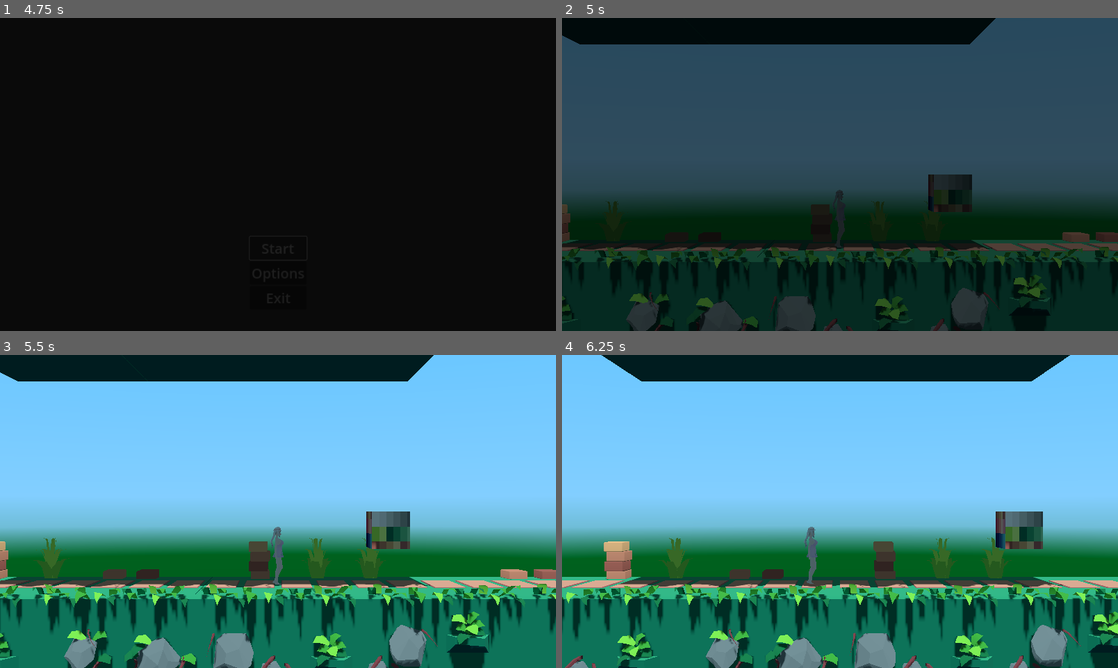
Above: before the commit, frames 1-4 (two rows, left to right).
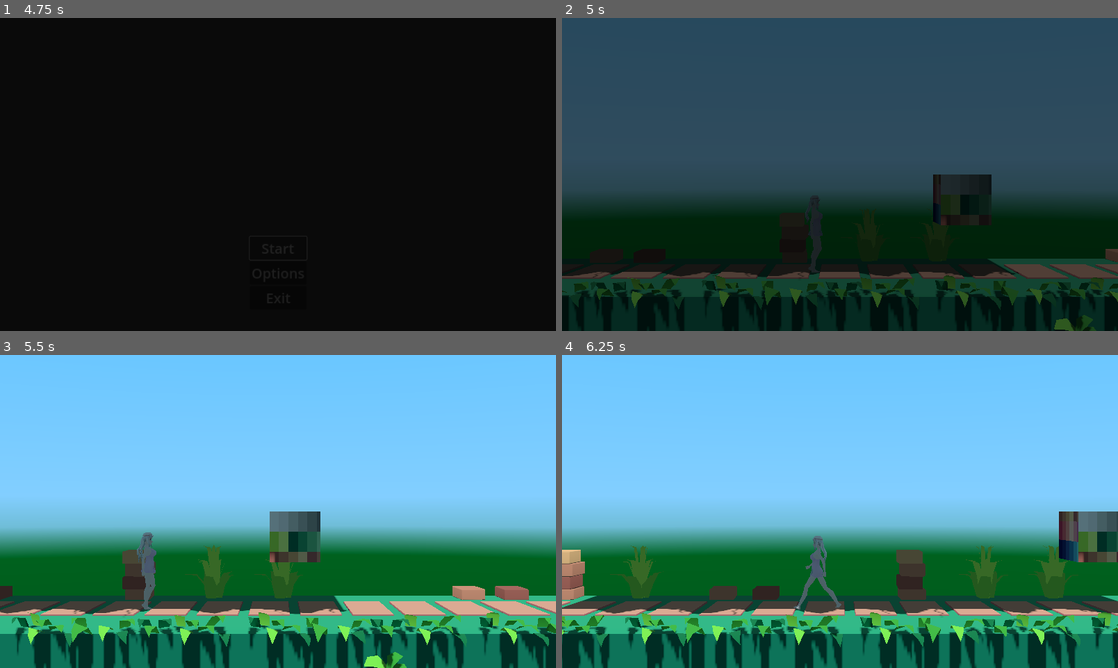
Above: after the commit, the same moments.

Repository: KoB-Kirito/nsfw-minijam-6
Game: Godot game, scene res://menu/splash_screen/splash_screen.tscn
Same seed, same stepped clock (60 frames per second), same inputs: the game is played once before the commit and once after it.
Inputs (mouse positions are in pixels of both pictures, inside the frame that each line leads up to):
- Up to frame 1 (4.75 s): move the mouse to (400, 158) at 0.52 s; hold D (right) 0.53-1.25 s; click (400, 158) at 0.67 s; tap W (jump) at 0.77, 3.77 s; tap Enter at 1.25 s; drag from (166, 190) to (250, 237) at 1.27 s; tap Space at 2 s; move the mouse to (333, 105) at 2.02 s; hold D (right) 2.03-2.75 s; drag from (250, 237) to (111, 127) at 2.77 s; move the mouse to (444, 221) at 3.52 s; hold A (left) 3.53-4.25 s; click "Start" at 4.25 s
- Up to frame 2 (5 s): no input
- Up to frame 3 (5.5 s): drag from (111, 464) to (194, 433) at 5.02 s
- Up to frame 4 (6.25 s): move the mouse to (867, 511) at 5.77 s; hold A (left) from 5.78 s (still down); click (867, 511) at 5.92 s

Frame 1 is identical in both runs. In frame 2, 24% of the frame differs, in the area x 0-100%, y 0-100%; in frame 3, 36%; in frame 4, 37%.
Error before the commit: Invalid access to property or key 'global_position' on a base object of type 'Nil'. (res://game/player/player.gd:44)

Commit message:
Kamera fix

Diff:
--- a/game/levels/Testlevel.tscn
+++ b/game/levels/Testlevel.tscn
@@ -47,7 +47,7 @@
 [node name="Node3D" type="Node3D"]
 
 [node name="Camera25D" parent="." node_paths=PackedStringArray("target") instance=ExtResource("2_txtxq")]
-transform = Transform3D(1, 0, 0, 0, 1, 0, 0, 0, 1, 0, 2, 16)
+transform = Transform3D(1, 0, 0, 0, 1, 0, 0, 0, 1, 0, 2, 12)
 fov = 30.0
 target = NodePath("../Player")
 smoothSpeed = 10.0
@@ -60,7 +60,9 @@
 [node name="WorldEnvironment" type="WorldEnvironment" parent="."]
 environment = SubResource("Environment_a0wee")
 
-[node name="Player" parent="." instance=ExtResource("4_54c4c")]
+[node name="Player" parent="." node_paths=PackedStringArray("camera") instance=ExtResource("4_54c4c")]
+camera = NodePath("../Camera25D")
+camera_look_ahead_distance = 4.0
 
 [node name="Turm" type="Node3D" parent="." node_paths=PackedStringArray("player")]
 transform = Transform3D(1, 0, 0, 0, 1, 0, 0, 0, 1, 26, -1, -6)
--- a/game/player/player.gd
+++ b/game/player/player.gd
@@ -127,5 +127,5 @@
 
 
 	# camera
-	camera_current_distance = lerp(camera_current_distance, get_real_velocity().normalized().x * camera_look_ahead_distance, camera_look_ahead_speed * delta)
+	camera_current_distance = lerp(camera_current_distance, last_direction.x * camera_look_ahead_distance, camera_look_ahead_speed * delta)
 	%CameraTarget.global_position = global_position + Vector3.RIGHT * camera_current_distance
Not shown: 1 places in game/levels/Testlevel.tscn that only renumber resources
